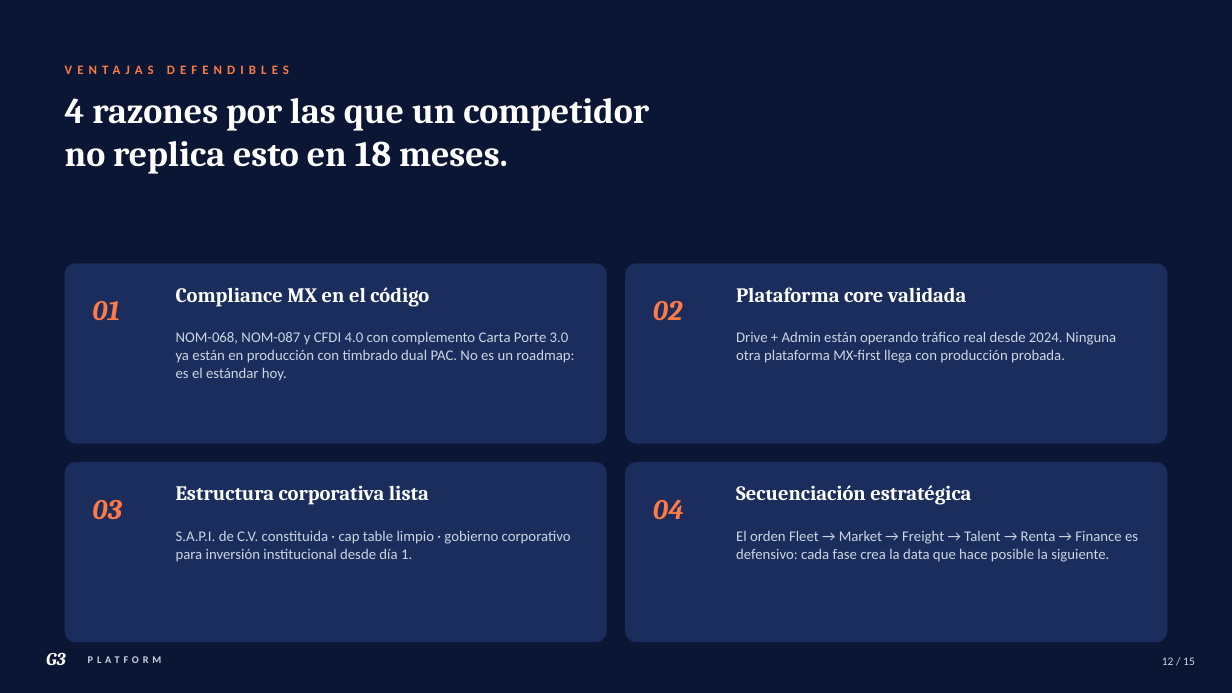
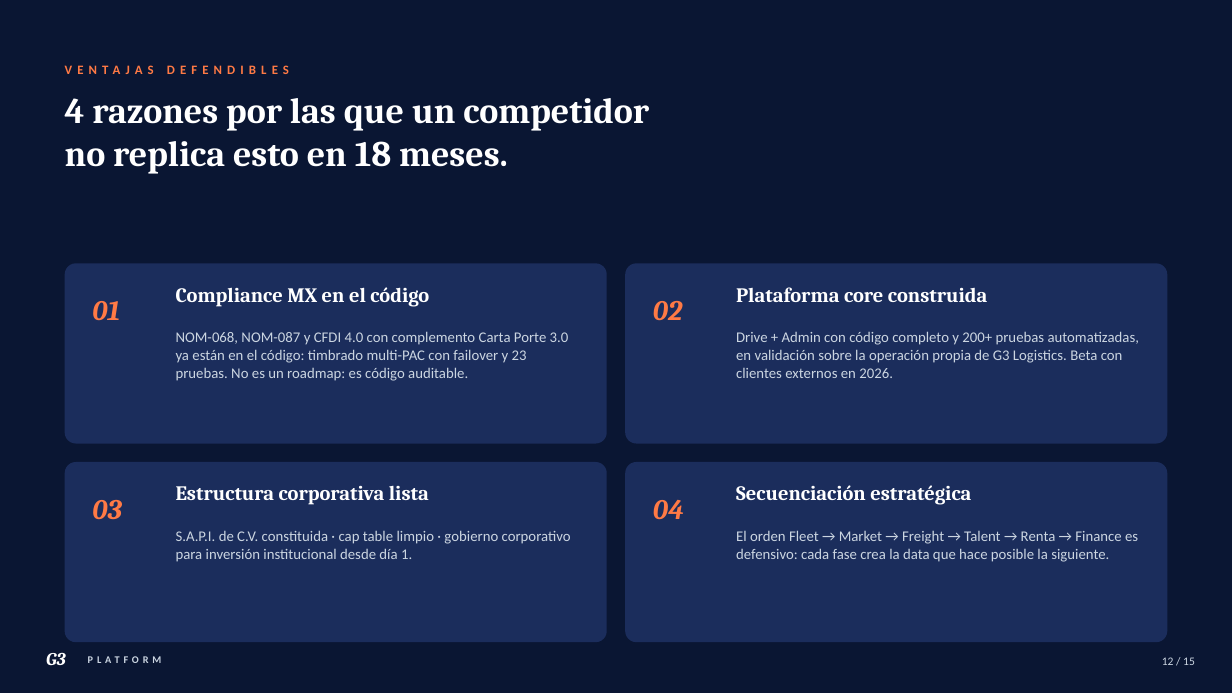
Before and after one commit to EduardoGamboaB/Mobile, a slide deck: slide 12 of docs/investor-deck/G3-Platform-Seed-2026.pptx. Drawn at 1232x693 pixels with LibreOffice and Linux fonts; fonts in the diff are those of the drawing. Boxes give left, top, right and bottom in pixels: in the first picture for what was removed or moved away, otherwise in the second. Text is boxed around its words. In the diff, an @@ line names an element or a change of style, - is before the commit and + after.

```diff
--- a/docs/investor-deck/G3-Platform-Seed-2026.pptx
+++ b/docs/investor-deck/G3-Platform-Seed-2026.pptx
@@ text at (x1=736, y1=287, x2=987, y2=302): text changed @@
-Plataforma core validada
+Plataforma core construida
@@ text at (x1=176, y1=331, x2=569, y2=381): text changed @@
-NOM-068, NOM-087 y CFDI 4.0 con complemento Carta Porte 3.0 ya están en producción con timbrado dual PAC. No es un roadmap: es el estándar hoy.
+NOM-068, NOM-087 y CFDI 4.0 con complemento Carta Porte 3.0 ya están en el código: timbrado multi-PAC con failover y 23 pruebas. No es un roadmap: es código auditable.
@@ text at (x1=736, y1=331, x2=1139, y2=378): text changed @@
-Drive + Admin están operando tráfico real desde 2024. Ninguna otra plataforma MX-first llega con producción probada.
+Drive + Admin con código completo y 200+ pruebas automatizadas, en validación sobre la operación propia de G3 Logistics. Beta con clientes externos en 2026.
```
Also in this commit, not shown: 8 other slides changed, 10 other files.
